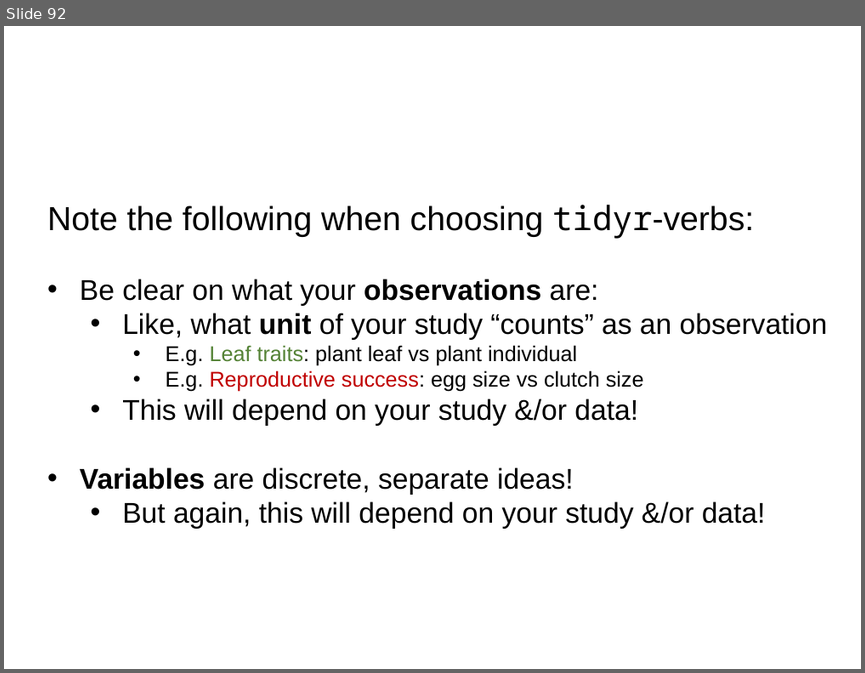
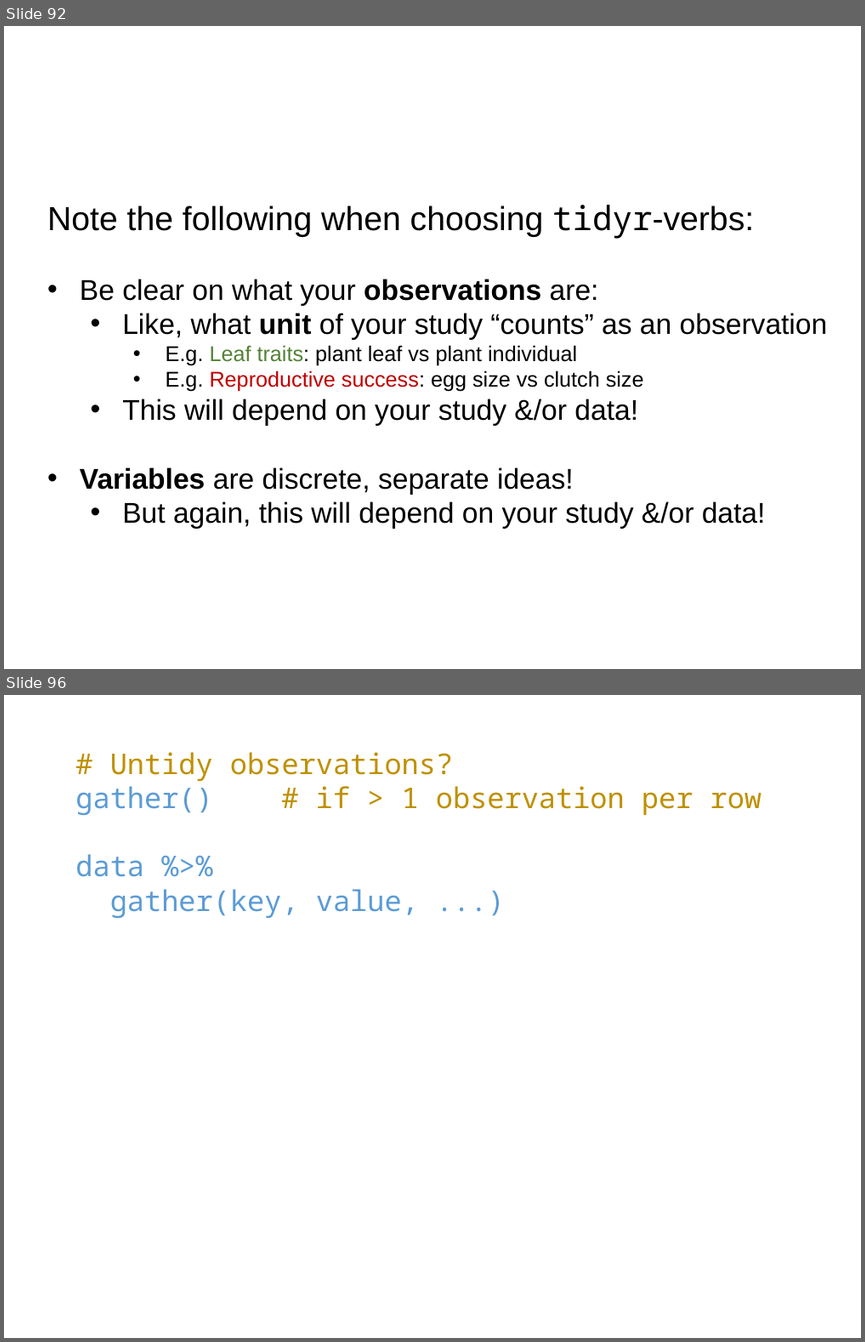
Before and after one commit to rvanmazijk/BioSci-tidyverse-workshop, a slide deck: slides-and-notes/day-1-slides.pptx. Shown one above the other, each under a label of ours: slide 92 before the commit, slides 92 and 96 after it; the slides between them are not shown. The pictures are 865x673 and 865x1342 pixels, drawn with LibreOffice and Linux fonts; fonts in the diff are those of the drawing. Boxes give left, top, right and bottom in pixels: in the first picture for what was removed or moved away, otherwise in the second. Text is boxed around its words. In the diff, an @@ line names an element or a change of style, - is before the commit and + after.

```diff
--- a/slides-and-notes/day-1-slides.pptx
+++ b/slides-and-notes/day-1-slides.pptx
@@ slide 96 added at (x1=4, y1=695, x2=861, y2=1338), background #FFFFFF @@
@@ text added at (x1=75, y1=752, x2=762, y2=918), 24 pt, text #BF9000 @@
+# Untidy observations?
+gather() # if > 1 observation per row
+data %>%
+gather(key, value, ...)
```
Also in this commit, not shown: 21 other slides added, 1 other file.
